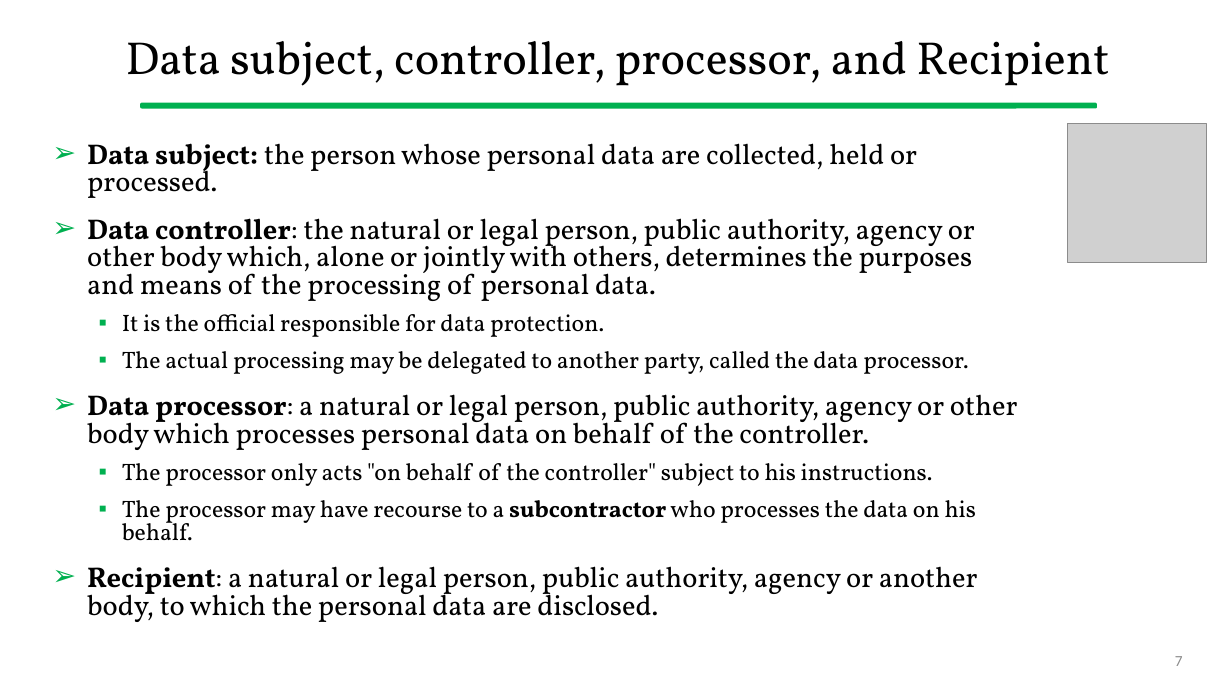
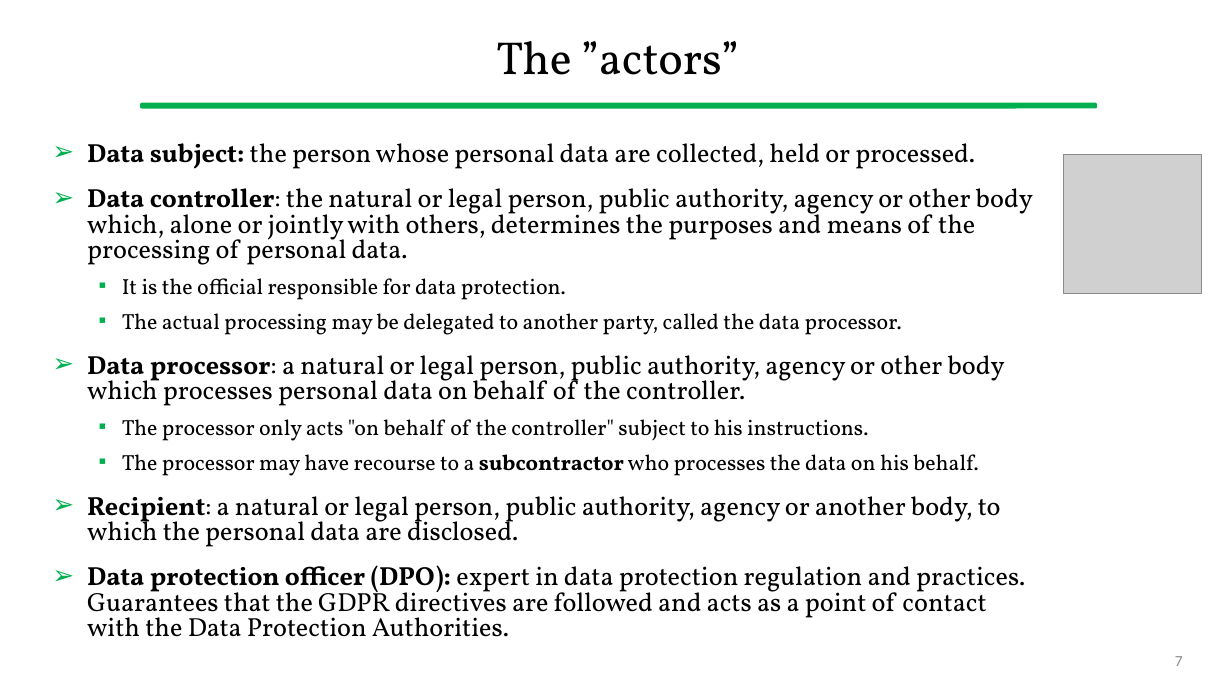
Before and after one commit to gcappon/bwthw, a slide deck: slide 7 of theory_12-regulation_on_data_protection/theory_12-regulation_on_data_protection.pptx. Drawn at 1232x693 pixels with LibreOffice and Linux fonts; fonts in the diff are those of the drawing; grey boxes stand for pictures. Boxes give left, top, right and bottom in pixels: in the first picture for what was removed or moved away, otherwise in the second. Text is boxed around its words. In the diff, an @@ line names an element or a change of style, - is before the commit and + after.

```diff
--- a/theory_12-regulation_on_data_protection/theory_12-regulation_on_data_protection.pptx
+++ b/theory_12-regulation_on_data_protection/theory_12-regulation_on_data_protection.pptx
@@ title at [496, 41, 739, 75]: text changed @@
-Data subject, controller, processor, and Recipient
+The ”actors”
@@ text at [87, 143, 1033, 547]: size 22.2 to 20.4 pt in "Data subject: the person whose personal data ...", "Data controller: the natural or legal person, ...", "Data processor: a natural or legal person, ...", "Recipient: a natural or legal person, public ..."; size 18.5 to 17 pt in "It is the official responsible for data ...", "The actual processing may be delegated to ...", "The processor only acts "on behalf of ...", "The processor may have recourse to a ..." @@
@@ picture: place and size @@
-picture at [1067, 124, 1206, 262]
+picture at [1064, 155, 1202, 294]
@@ text at [87, 565, 1025, 637]: paragraph added @@
+➢ Data protection officer (DPO): expert in data protection regulation and practices. Guarantees that the GDPR directives are followed and acts as a point of contact with the Data Protection Authorities.
```
Also in this commit, not shown: 7 other slides changed, 2 slides removed, 1 other file.
